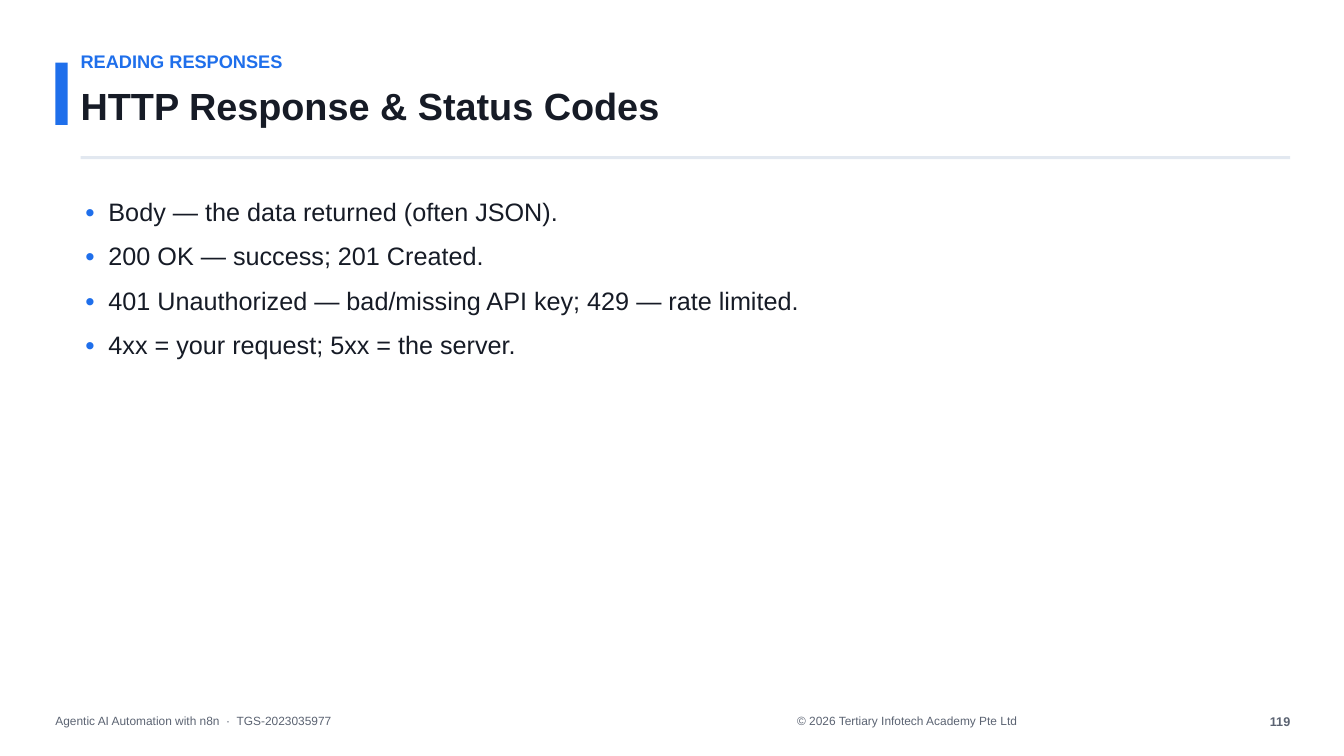
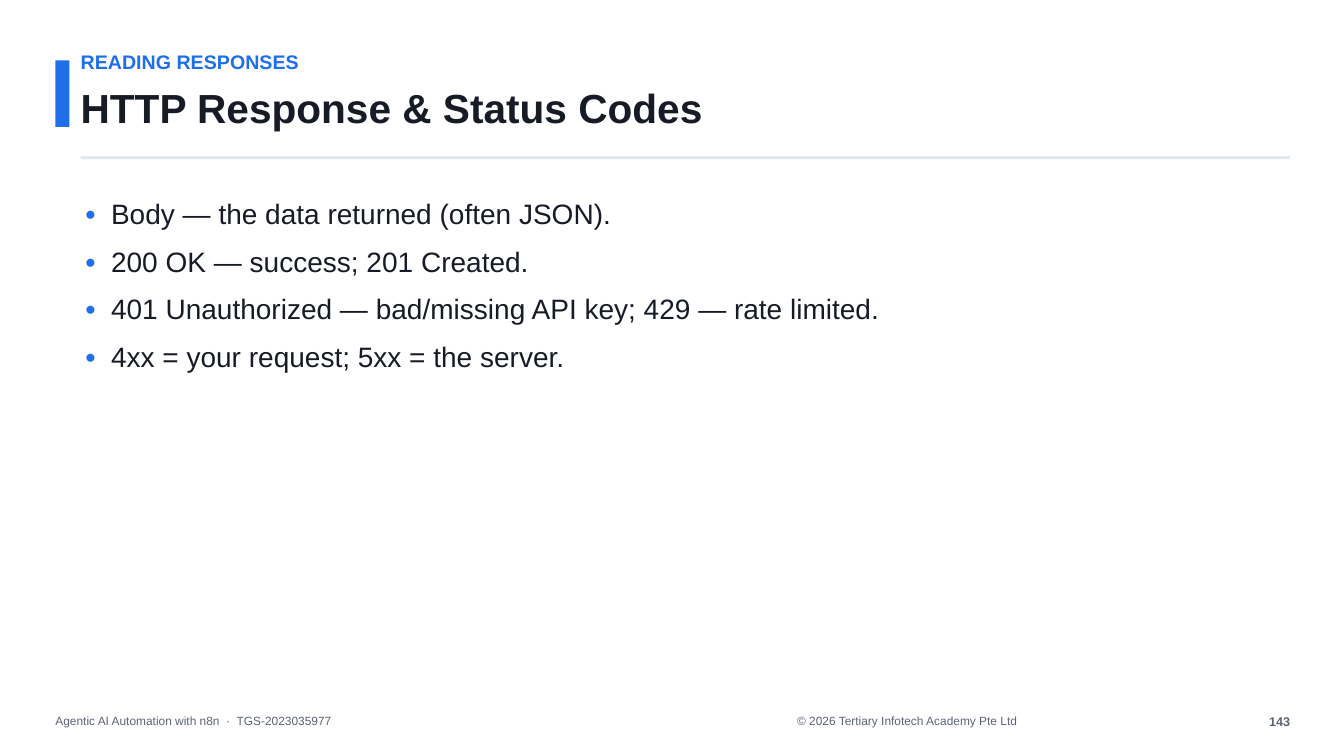
Before and after one commit to tertiarycourses/TGS-2023035977-Agentic-AI-Automation-with-n8n, a slide deck: slide 144 of courseware/n8n-slides.pptx (slide 120 before the commit). Drawn at 1344x756 pixels with LibreOffice and Linux fonts; fonts in the diff are those of the drawing. Boxes give left, top, right and bottom in pixels: in the first picture for what was removed or moved away, otherwise in the second. Text is boxed around its words. In the diff, an @@ line names an element or a change of style, - is before the commit and + after.

```diff
--- a/courseware/n8n-slides.pptx
+++ b/courseware/n8n-slides.pptx
@@ text "READING RESPONSES" at box(81, 55, 299, 70): size 13 to 14 pt @@
@@ text "HTTP Response & Status Codes" at box(81, 93, 702, 131): size 27 to 29 pt @@
@@ text "• Body — the data ..." at box(111, 203, 879, 372): size 18 to 20 pt @@
@@ text at box(1269, 717, 1290, 726): text changed @@
-119
+143
```
Also in this commit, not shown: 147 other slides changed, 26 slides added, 15 other files.
